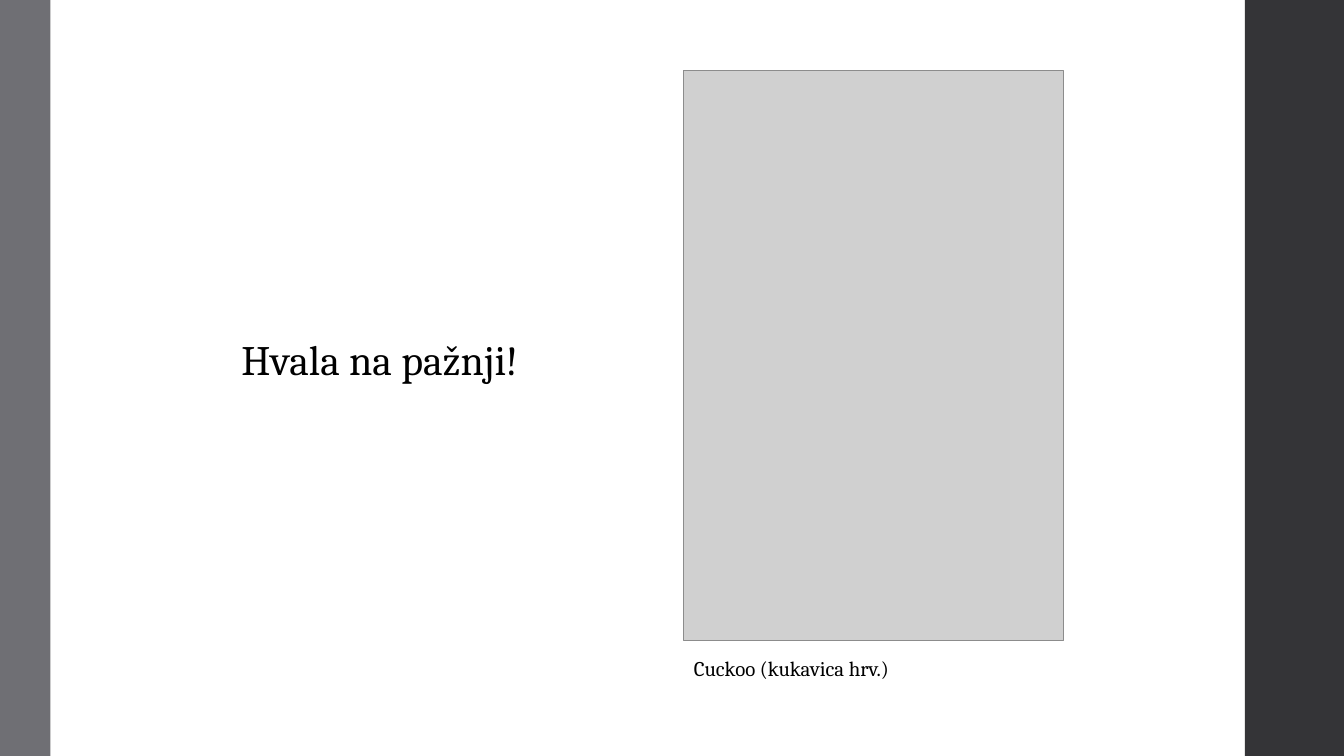
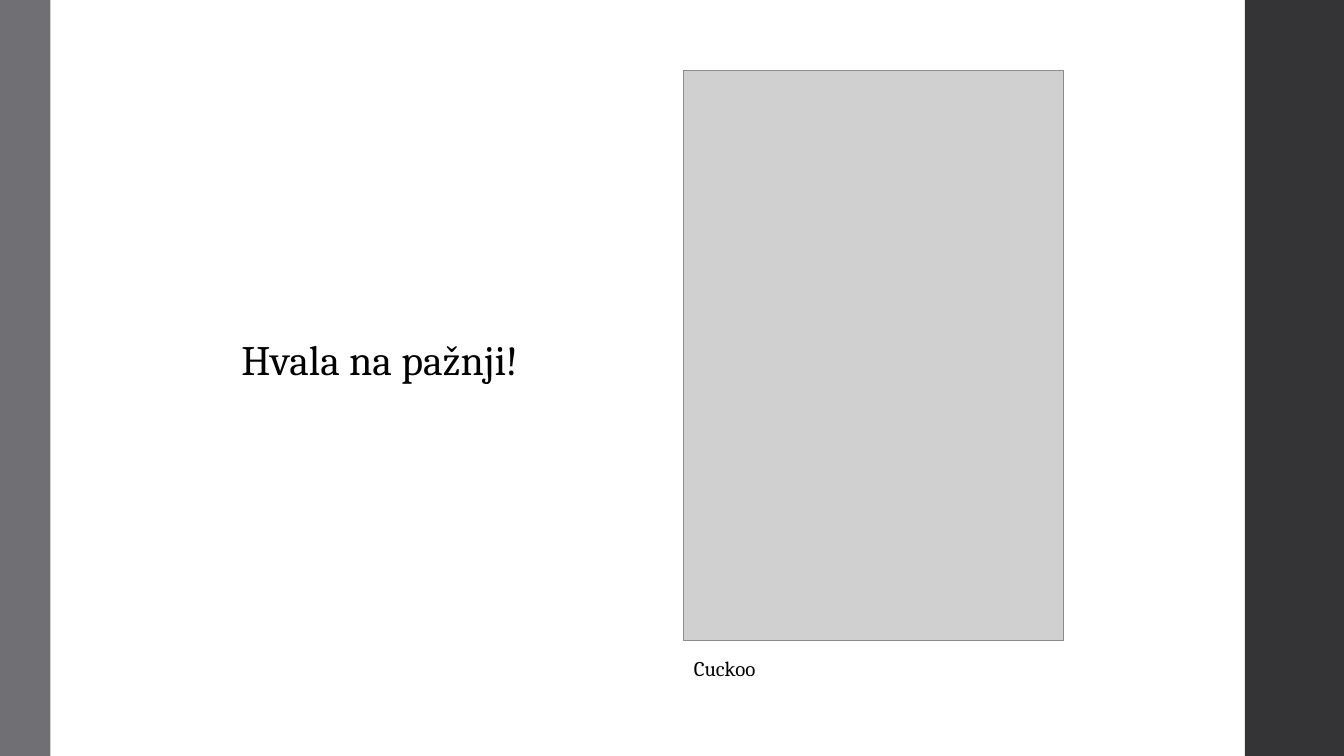
Before and after one commit to leafaber/bioinf, a slide deck: slide 15 of docs/LDCF.pptx (slide 13 before the commit). Drawn at 1344x756 pixels with LibreOffice and Linux fonts; fonts in the diff are those of the drawing; grey boxes stand for pictures. Boxes give left, top, right and bottom in pixels: in the first picture for what was removed or moved away, otherwise in the second. Text is boxed around its words. In the diff, an @@ line names an element or a change of style, - is before the commit and + after.

```diff
--- a/docs/LDCF.pptx
+++ b/docs/LDCF.pptx
@@ text at [694, 661, 755, 676]: text changed @@
-Cuckoo (kukavica hrv.)
+Cuckoo
```
Also in this commit, not shown: 4 slides added, 2 slides removed, 2 other files.
